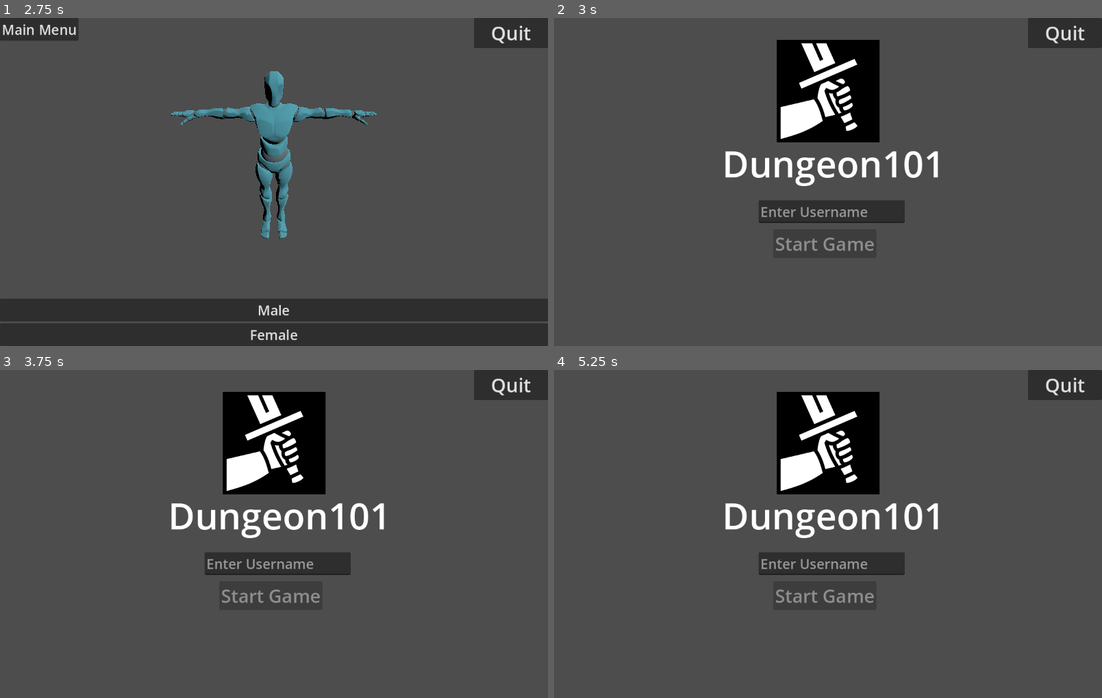
Above: before the commit, frames 1-4 (two rows, left to right).
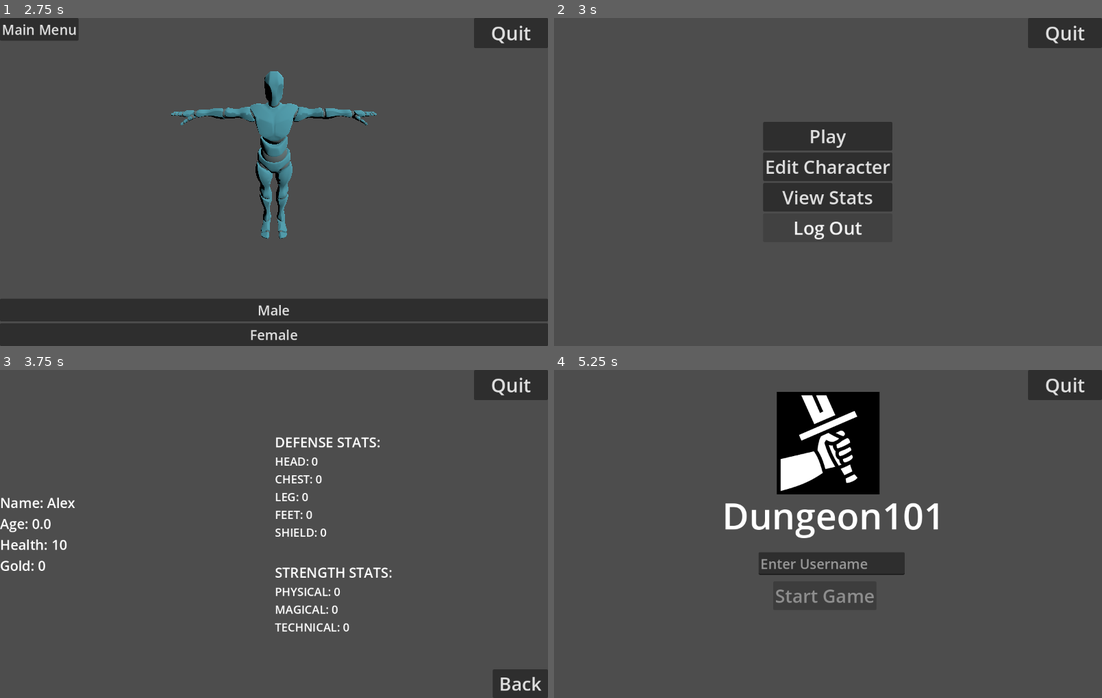
Above: after the commit, the same moments.

Repository: TheQuantifier/Isekai-Dungeons
Game: Godot game, scene res://ui/login_page/login_page.tscn
The game is run twice, just before and just after one commit, with the same random seed, the same clock (stepped at 60 frames per second) and the same inputs. Before the commit the project starts from res://ui/main_menu/main_menu.tscn.
Inputs (mouse positions are in pixels of both pictures, inside the frame that each line leads up to):
- Up to frame 1 (2.75 s): click (279, 211) at 0.52 s; type "Alex" at 0.6 s; click "Start Game" at 1.25 s; click "Edit Character" at 2 s
- Up to frame 2 (3 s): click "Main Menu" at 2.75 s
- Up to frame 3 (3.75 s): click (274, 550) at 3.5 s, where only the run after the commit has a clickable "View Stats"
- Up to frame 4 (5.25 s): click (1074, 684) at 4.25 s, where only the run after the commit has a clickable "Back"; click (828, 579) at 5 s, where only the run after the commit has a clickable "Log Out"

Frame 1 is identical in both runs. In frame 2, 11% of the frame differs, in the area x 31-71%, y 6-72%; in frame 3, 12%, in the area x 0-100%, y 6-100%; in frame 4, nothing differs.

Commit message:
Added character customization function, replaced file names for main menu and character hub and login page, and created go_to_[scene]'s functions in game management

Diff:
--- a/autoload/game_manager.gd
+++ b/autoload/game_manager.gd
@@ -31,10 +31,22 @@
 		else:
 			print("Created and saved new character: %s" % username)
 
-	change_scene("res://ui/character_hub/character_hub.tscn")
+	go_to_main_menu()
 
-func return_to_main_menu() -> void:
+func go_to_login_page() -> void:
+	change_scene("res://ui/login_page/login_page.tscn")
+
+func go_to_main_menu() -> void:
 	change_scene("res://ui/main_menu/main_menu.tscn")
+
+func go_to_game_world() -> void:
+	change_scene("res://scenes/game_world/game_world.tscn")
+
+func go_to_character_customization() -> void:
+	change_scene("res://scenes/character_customization/character_customization.tscn")
+
+func go_to_view_stats() -> void:
+	change_scene("res://ui/stats_view/stats_view.tscn")
 
 func quit_game() -> void:
 	get_tree().quit()
--- a/scenes/character_customization/character_customization.gd
+++ b/scenes/character_customization/character_customization.gd
@@ -48,4 +48,4 @@
 	load_model(FEMALE_MODEL_PATH)
 
 func _on_main_menu_pressed() -> void:
-	game_manager.change_scene("res://ui/main_menu/main_menu.tscn")
+	game_manager.go_to_main_menu()
--- a/scenes/character_customization/character_customization.tscn
+++ b/scenes/character_customization/character_customization.tscn
@@ -36,11 +36,11 @@
 offset_right = 40.0
 offset_bottom = 40.0
 
-[node name="MainMenu" type="Button" parent="UI/VBoxContainer2"]
+[node name="Main Menu" type="Button" parent="UI/VBoxContainer2"]
 layout_mode = 2
 theme_override_font_sizes/font_size = 30
 text = "Main Menu"
 
 [connection signal="pressed" from="UI/VBoxContainer/MaleButton" to="." method="_on_male_button_pressed"]
 [connection signal="pressed" from="UI/VBoxContainer/FemaleButton" to="." method="_on_female_button_pressed"]
-[connection signal="pressed" from="UI/VBoxContainer2/MainMenu" to="." method="_on_main_menu_pressed"]
+[connection signal="pressed" from="UI/VBoxContainer2/Main Menu" to="." method="_on_main_menu_pressed"]
--- a/scenes/game_world/game_world.gd
+++ b/scenes/game_world/game_world.gd
@@ -19,4 +19,4 @@
 
 
 func _on_main_menu_pressed() -> void:
-	game_manager.change_scene("res://ui/character_hub/character_hub.tscn")
+	game_manager.go_to_main_menu()
--- a/ui/character_hub/character_hub.gd
+++ /dev/null
@@ -1,19 +0,0 @@
-extends Control
-class_name CharacterHub
-
-func _ready():
-	# You can preload character data or UI bindings here if needed
-	pass
-
-func _on_play_pressed():
-	game_manager.change_scene("res://scenes/game_world/game_world.tscn")
-
-func _on_edit_character_pressed():
-	# Implement this when character editing is ready
-	game_manager.change_scene("res://scenes/character_customization/character_customization.tscn")
-
-func _on_view_stats_pressed():
-	game_manager.change_scene("res://ui/stats_view/stats_view.tscn")
-
-func _on_log_out_pressed():
-	game_manager.change_scene("res://ui/main_menu/main_menu.tscn")
--- a/ui/character_hub/character_hub.tscn
+++ /dev/null
@@ -1,59 +0,0 @@
-[gd_scene load_steps=2 format=3 uid="uid://lt15tsobxh7w"]
-
-[ext_resource type="Script" uid="uid://bdfofyfar61b0" path="res://ui/character_hub/character_hub.gd" id="1_sla82"]
-
-[node name="CharacterHub" type="Control"]
-layout_mode = 3
-anchors_preset = 0
-mouse_filter = 2
-script = ExtResource("1_sla82")
-
-[node name="CanvasLayer" type="CanvasLayer" parent="."]
-
-[node name="UI" type="Control" parent="CanvasLayer"]
-layout_mode = 3
-anchors_preset = 15
-anchor_right = 1.0
-anchor_bottom = 1.0
-grow_horizontal = 2
-grow_vertical = 2
-mouse_filter = 2
-
-[node name="CenterContainer" type="CenterContainer" parent="CanvasLayer/UI"]
-layout_mode = 1
-anchors_preset = 15
-anchor_right = 1.0
-anchor_bottom = 1.0
-grow_horizontal = 2
-grow_vertical = 2
-mouse_filter = 2
-
-[node name="VBoxContainer" type="VBoxContainer" parent="CanvasLayer/UI/CenterContainer"]
-layout_mode = 2
-mouse_filter = 2
-alignment = 1
-
-[node name="PlayButton" type="Button" parent="CanvasLayer/UI/CenterContainer/VBoxContainer"]
-layout_mode = 2
-theme_override_font_sizes/font_size = 40
-text = "Play"
-
-[node name="Edit CharacterButton" type="Button" parent="CanvasLayer/UI/CenterContainer/VBoxContainer"]
-layout_mode = 2
-theme_override_font_sizes/font_size = 40
-text = "Edit Character"
-
-[node name="ViewStatsButton" type="Button" parent="CanvasLayer/UI/CenterContainer/VBoxContainer"]
-layout_mode = 2
-theme_override_font_sizes/font_size = 40
-text = "View Stats"
-
-[node name="LogOutButton" type="Button" parent="CanvasLayer/UI/CenterContainer/VBoxContainer"]
-layout_mode = 2
-theme_override_font_sizes/font_size = 40
-text = "Log Out"
-
-[connection signal="pressed" from="CanvasLayer/UI/CenterContainer/VBoxContainer/PlayButton" to="." method="_on_play_pressed"]
-[connection signal="pressed" from="CanvasLayer/UI/CenterContainer/VBoxContainer/Edit CharacterButton" to="." method="_on_edit_character_pressed"]
-[connection signal="pressed" from="CanvasLayer/UI/CenterContainer/VBoxContainer/ViewStatsButton" to="." method="_on_view_stats_pressed"]
-[connection signal="pressed" from="CanvasLayer/UI/CenterContainer/VBoxContainer/LogOutButton" to="." method="_on_log_out_pressed"]
--- /dev/null
+++ b/ui/login_page/login_page.gd
@@ -0,0 +1,15 @@
+extends Control
+
+@onready var username_field = $CenterContainer/VBoxContainer/UsernameField
+@onready var start_button = $CenterContainer/VBoxContainer/StartGameButton
+
+func _ready() -> void:
+	start_button.disabled = true  # Start disabled
+
+func _on_username_field_text_changed(new_text: String) -> void:
+	start_button.disabled = new_text.strip_edges() == ""
+
+func _on_start_game_button_pressed() -> void:
+	var username = username_field.text.strip_edges()
+	if username != "":
+		game_manager.start_new_game(username)
--- /dev/null
+++ b/ui/login_page/login_page.tscn
@@ -0,0 +1,74 @@
+[gd_scene load_steps=5 format=3 uid="uid://dm08ug13g54tn"]
+
+[ext_resource type="Script" uid="uid://dec8hadisf4cm" path="res://ui/login_page/login_page.gd" id="1_qfmr5"]
+[ext_resource type="Texture2D" uid="uid://den7yq6jk7svu" path="res://assets/images.png" id="2_1lji1"]
+
+[sub_resource type="SystemFont" id="SystemFont_06t4h"]
+
+[sub_resource type="SystemFont" id="SystemFont_rhts7"]
+
+[node name="MainMenu" type="Control"]
+layout_mode = 3
+anchors_preset = 15
+anchor_right = 1.0
+anchor_bottom = 1.0
+grow_horizontal = 2
+grow_vertical = 2
+script = ExtResource("1_qfmr5")
+
+[node name="CenterContainer" type="CenterContainer" parent="."]
+layout_mode = 1
+anchors_preset = 15
+anchor_right = 1.0
+anchor_bottom = 1.0
+offset_left = 16.0
+offset_top = 8.0
+offset_right = 16.0
+offset_bottom = 8.0
+grow_horizontal = 2
+grow_vertical = 2
+
+[node name="VBoxContainer" type="Node" parent="CenterContainer"]
+
+[node name="UsernameField" type="LineEdit" parent="CenterContainer/VBoxContainer"]
+offset_left = 448.0
+offset_top = 400.0
+offset_right = 768.0
+offset_bottom = 450.0
+theme_override_font_sizes/font_size = 30
+placeholder_text = "Enter Username"
+
+[node name="StartGameButton" type="Button" parent="CenterContainer/VBoxContainer"]
+offset_left = 480.0
+offset_top = 464.0
+offset_right = 706.0
+offset_bottom = 527.0
+theme_override_fonts/font = SubResource("SystemFont_06t4h")
+theme_override_font_sizes/font_size = 40
+disabled = true
+text = "Start Game"
+
+[node name="Node" type="Node" parent="CenterContainer"]
+
+[node name="GameNameLabel" type="Label" parent="CenterContainer/Node"]
+offset_left = 368.0
+offset_top = 264.0
+offset_right = 856.0
+offset_bottom = 487.0
+theme_override_fonts/font = SubResource("SystemFont_rhts7")
+theme_override_font_sizes/font_size = 80
+text = "Dungeon101"
+
+[node name="TextureRect" type="TextureRect" parent="CenterContainer/Node"]
+anchors_preset = 5
+anchor_left = 0.5
+anchor_right = 0.5
+offset_left = -112.0
+offset_top = 48.0
+offset_right = 113.0
+offset_bottom = 273.0
+grow_horizontal = 2
+texture = ExtResource("2_1lji1")
+
+[connection signal="text_changed" from="CenterContainer/VBoxContainer/UsernameField" to="." method="_on_username_field_text_changed"]
+[connection signal="pressed" from="CenterContainer/VBoxContainer/StartGameButton" to="." method="_on_start_game_button_pressed"]
--- a/ui/main_menu/main_menu.gd
+++ b/ui/main_menu/main_menu.gd
@@ -1,15 +1,18 @@
 extends Control
+class_name CharacterHub
 
-@onready var username_field = $CenterContainer/VBoxContainer/UsernameField
-@onready var start_button = $CenterContainer/VBoxContainer/StartGameButton
+func _ready():
+	# You can preload character data or UI bindings here if needed
+	pass
 
-func _ready() -> void:
-	start_button.disabled = true  # Start disabled
+func _on_play_pressed():
+	game_manager.go_to_game_world()
 
-func _on_username_field_text_changed(new_text: String) -> void:
-	start_button.disabled = new_text.strip_edges() == ""
+func _on_edit_character_pressed():
+	game_manager.go_to_character_customization()
 
-func _on_start_game_button_pressed() -> void:
-	var username = username_field.text.strip_edges()
-	if username != "":
-		game_manager.start_new_game(username)
+func _on_view_stats_pressed():
+	game_manager.go_to_view_stats()
+
+func _on_log_out_pressed():
+	game_manager.go_to_login_page()
--- a/ui/main_menu/main_menu.tscn
+++ b/ui/main_menu/main_menu.tscn
@@ -1,74 +1,59 @@
-[gd_scene load_steps=5 format=3 uid="uid://dm08ug13g54tn"]
+[gd_scene load_steps=2 format=3 uid="uid://lt15tsobxh7w"]
 
-[ext_resource type="Script" uid="uid://dec8hadisf4cm" path="res://ui/main_menu/main_menu.gd" id="1_uhj5c"]
-[ext_resource type="Texture2D" uid="uid://den7yq6jk7svu" path="res://assets/images.png" id="2_mu8pm"]
+[ext_resource type="Script" uid="uid://bdfofyfar61b0" path="res://ui/main_menu/main_menu.gd" id="1_sla82"]
 
-[sub_resource type="SystemFont" id="SystemFont_06t4h"]
+[node name="CharacterHub" type="Control"]
+layout_mode = 3
+anchors_preset = 0
+mouse_filter = 2
+script = ExtResource("1_sla82")
 
-[sub_resource type="SystemFont" id="SystemFont_rhts7"]
+[node name="CanvasLayer" type="CanvasLayer" parent="."]
 
-[node name="MainMenu" type="Control"]
+[node name="UI" type="Control" parent="CanvasLayer"]
 layout_mode = 3
 anchors_preset = 15
 anchor_right = 1.0
 anchor_bottom = 1.0
 grow_horizontal = 2
 grow_vertical = 2
-script = ExtResource("1_uhj5c")
+mouse_filter = 2
 
-[node name="CenterContainer" type="CenterContainer" parent="."]
+[node name="CenterContainer" type="CenterContainer" parent="CanvasLayer/UI"]
 layout_mode = 1
 anchors_preset = 15
 anchor_right = 1.0
 anchor_bottom = 1.0
-offset_left = 16.0
-offset_top = 8.0
-offset_right = 16.0
-offset_bottom = 8.0
 grow_horizontal = 2
 grow_vertical = 2
+mouse_filter = 2
 
-[node name="VBoxContainer" type="Node" parent="CenterContainer"]
+[node name="VBoxContainer" type="VBoxContainer" parent="CanvasLayer/UI/CenterContainer"]
+layout_mode = 2
+mouse_filter = 2
+alignment = 1
 
-[node name="UsernameField" type="LineEdit" parent="CenterContainer/VBoxContainer"]
-offset_left = 448.0
-offset_top = 400.0
-offset_right = 768.0
-offset_bottom = 450.0
-theme_override_font_sizes/font_size = 30
-placeholder_text = "Enter Username"
+[node name="PlayButton" type="Button" parent="CanvasLayer/UI/CenterContainer/VBoxContainer"]
+layout_mode = 2
+theme_override_font_sizes/font_size = 40
+text = "Play"
 
-[node name="StartGameButton" type="Button" parent="CenterContainer/VBoxContainer"]
-offset_left = 480.0
-offset_top = 464.0
-offset_right = 706.0
-offset_bottom = 527.0
-theme_override_fonts/font = SubResource("SystemFont_06t4h")
+[node name="Edit CharacterButton" type="Button" parent="CanvasLayer/UI/CenterContainer/VBoxContainer"]
+layout_mode = 2
 theme_override_font_sizes/font_size = 40
-disabled = true
-text = "Start Game"
+text = "Edit Character"
 
-[node name="Node" type="Node" parent="CenterContainer"]
+[node name="ViewStatsButton" type="Button" parent="CanvasLayer/UI/CenterContainer/VBoxContainer"]
+layout_mode = 2
+theme_override_font_sizes/font_size = 40
+text = "View Stats"
 
-[node name="GameNameLabel" type="Label" parent="CenterContainer/Node"]
-offset_left = 368.0
-offset_top = 264.0
-offset_right = 856.0
-offset_bottom = 487.0
-theme_override_fonts/font = SubResource("SystemFont_rhts7")
-theme_override_font_sizes/font_size = 80
-text = "Dungeon101"
+[node name="LogOutButton" type="Button" parent="CanvasLayer/UI/CenterContainer/VBoxContainer"]
+layout_mode = 2
+theme_override_font_sizes/font_size = 40
+text = "Log Out"
 
-[node name="TextureRect" type="TextureRect" parent="CenterContainer/Node"]
-anchors_preset = 5
-anchor_left = 0.5
-anchor_right = 0.5
-offset_left = -112.0
-offset_top = 48.0
-offset_right = 113.0
-offset_bottom = 273.0
-grow_horizontal = 2
-texture = ExtResource("2_mu8pm")
-
-[connection signal="text_changed" from="CenterContainer/VBoxContainer/UsernameField" to="." method="_on_username_field_text_changed"]
-[connection signal="pressed" from="CenterContainer/VBoxContainer/StartGameButton" to="." method="_on_start_game_button_pressed"]
+[connection signal="pressed" from="CanvasLayer/UI/CenterContainer/VBoxContainer/PlayButton" to="." method="_on_play_pressed"]
+[connection signal="pressed" from="CanvasLayer/UI/CenterContainer/VBoxContainer/Edit CharacterButton" to="." method="_on_edit_character_pressed"]
+[connection signal="pressed" from="CanvasLayer/UI/CenterContainer/VBoxContainer/ViewStatsButton" to="." method="_on_view_stats_pressed"]
+[connection signal="pressed" from="CanvasLayer/UI/CenterContainer/VBoxContainer/LogOutButton" to="." method="_on_log_out_pressed"]
--- a/ui/stats_view/stats_view.gd
+++ b/ui/stats_view/stats_view.gd
@@ -31,4 +31,4 @@
 
 
 func _on_back_button_pressed() -> void:
-	game_manager.change_scene("res://ui/character_hub/character_hub.tscn")
+	game_manager.go_to_main_menu()
Not shown, removed: ui/character_hub/character_hub.gd.uid
Not shown, added: ui/login_page/login_page.gd.uid
Not shown, changed: ui/main_menu/main_menu.gd.uid
